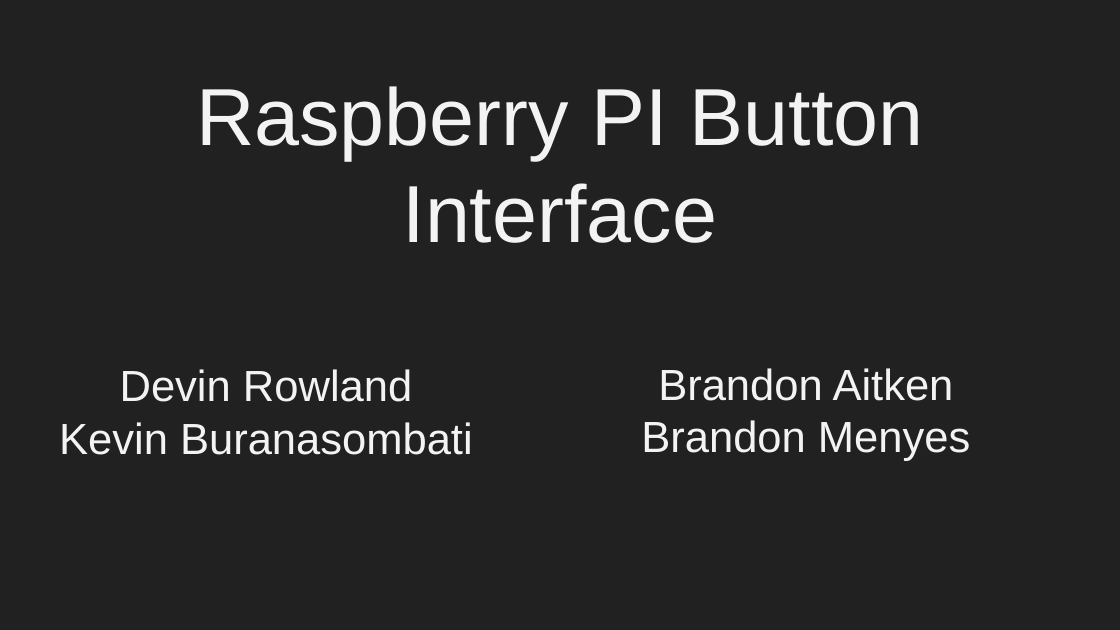
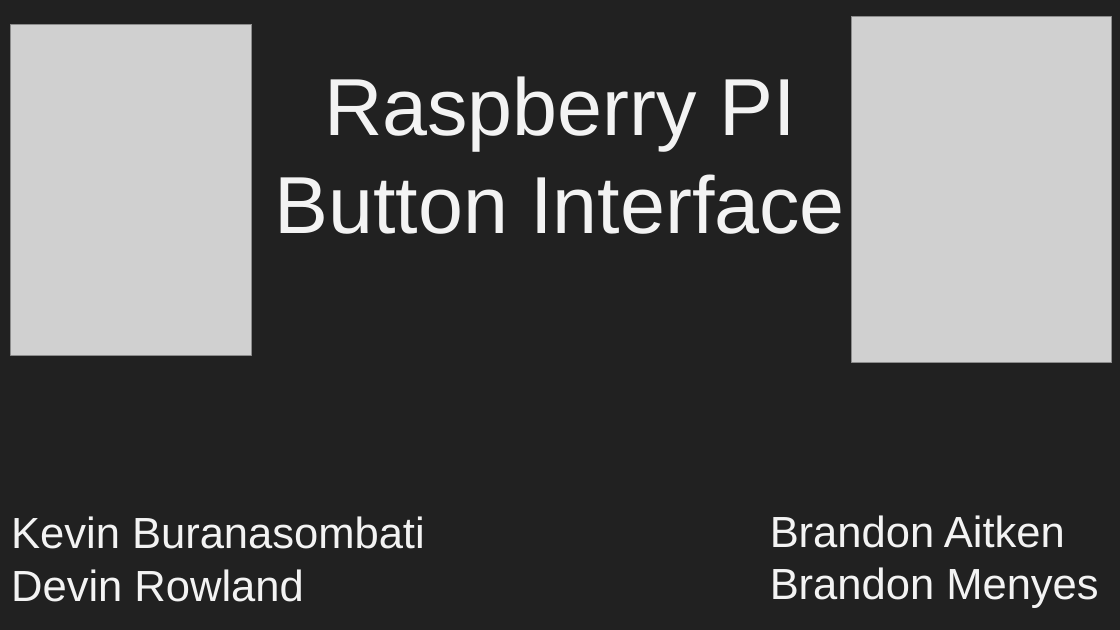
Before and after one commit to KevinBurana/Hackathon_2019, a slide deck: slide 1 of Raspberry PI Button Interface.pptx. Drawn at 1120x630 pixels with LibreOffice and Linux fonts; fonts in the diff are those of the drawing; grey boxes stand for pictures. Boxes give left, top, right and bottom in pixels: in the first picture for what was removed or moved away, otherwise in the second. Text is boxed around its words. In the diff, an @@ line names an element or a change of style, - is before the commit and + after.

```diff
--- a/Raspberry PI Button Interface.pptx
+++ b/Raspberry PI Button Interface.pptx
@@ picture added at [10, 25, 251, 356] @@
@@ picture added at [852, 16, 1112, 362] @@
@@ title at [275, 76, 845, 234]: text changed @@
-Raspberry PI Button Interface
+Raspberry PI
+Button Interface
@@ subtitle at [59, 422, 473, 455]: paragraph removed @@
-Kevin Buranasombati
@@ subtitle "Kevin Buranasombati": place and size @@
-subtitle "Kevin Buranasombati" at [59, 369, 473, 455]
+subtitle "Kevin Buranasombati" at [11, 516, 425, 602]
@@ text "Brandon Aitken": place and size @@
-text "Brandon Aitken" at [641, 368, 970, 461]
+text "Brandon Aitken" at [770, 515, 1098, 608]
@@ text "Brandon Aitken" at [770, 515, 1098, 608]: alignment centre to left @@
@@ subtitle at [11, 516, 425, 549]: paragraph added @@
+Kevin Buranasombati
@@ subtitle at [11, 569, 303, 602]: alignment centre to left @@
```
Also in this commit, not shown: 1 other slide changed, 1 slide added, 10 other files.
